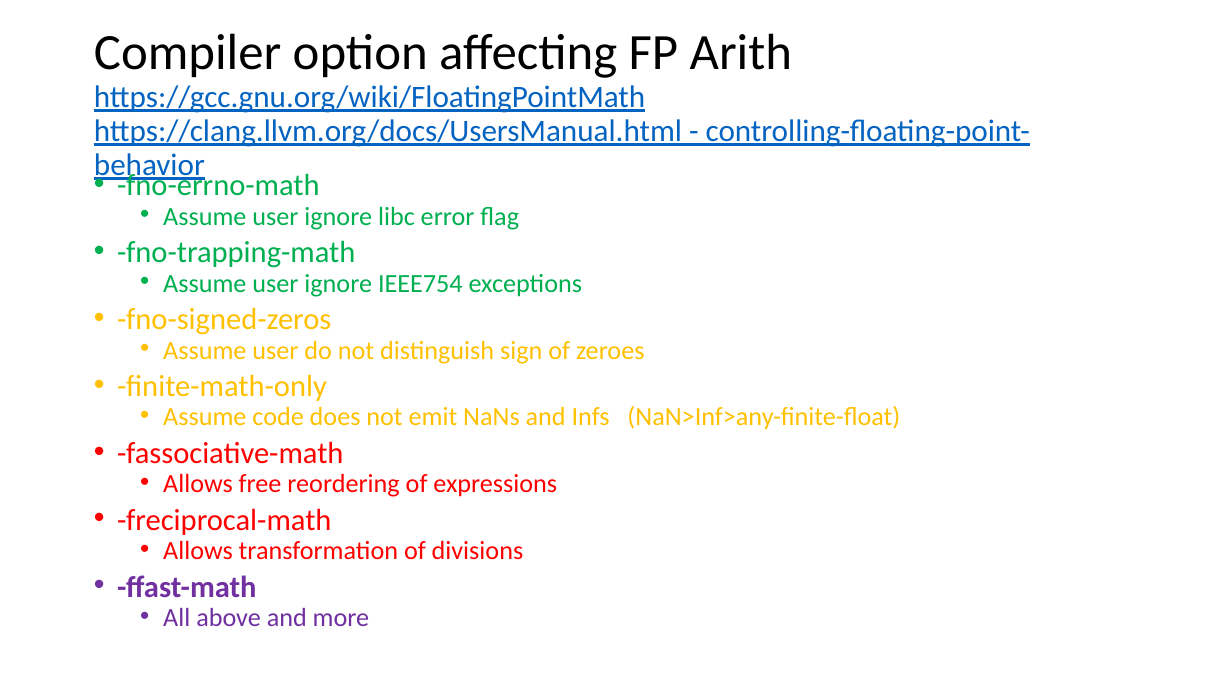
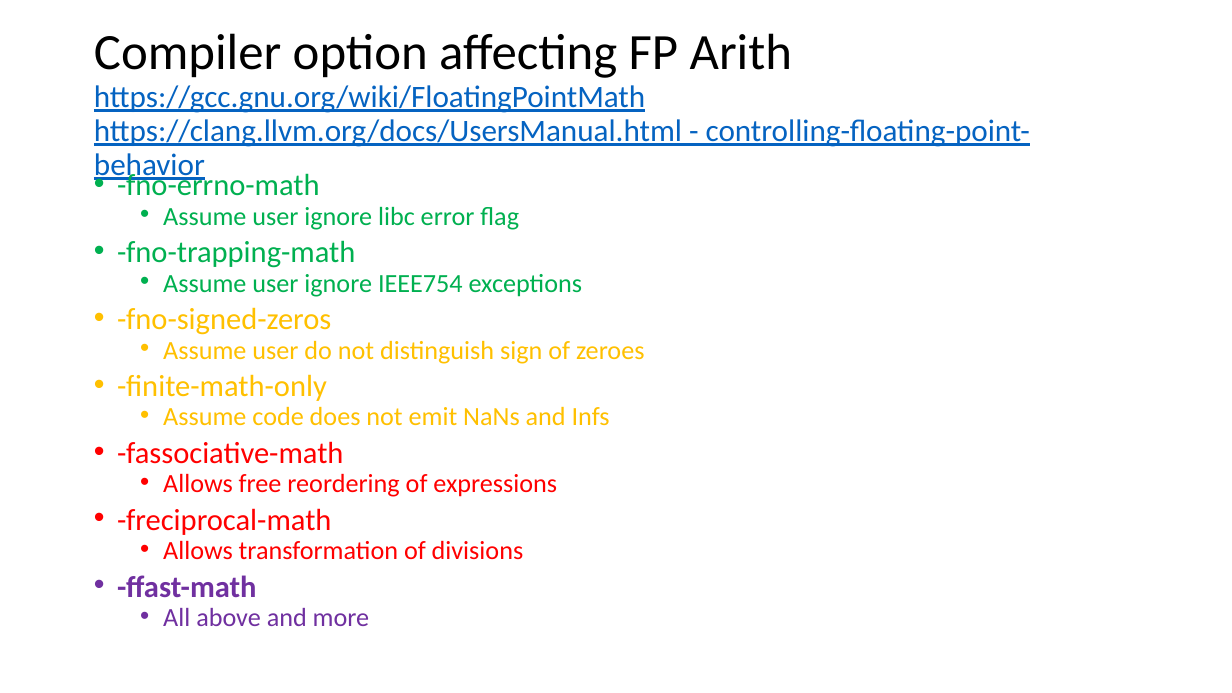
Before and after one commit to VinInn/FPCourse, a slide deck: slide 56 of Slides/FPforScientist.pptx. Drawn at 1232x693 pixels with LibreOffice and Linux fonts; fonts in the diff are those of the drawing. Boxes give left, top, right and bottom in pixels: in the first picture for what was removed or moved away, otherwise in the second. Text is boxed around its words. In the diff, an @@ line names an element or a change of style, - is before the commit and + after.

```diff
--- a/Slides/FPforScientist.pptx
+++ b/Slides/FPforScientist.pptx
@@ text at (163, 406, 610, 426): text changed @@
-  • Assume code does not emit NaNs and Infs (NaN>Inf>any-finite-float)
+  • Assume code does not emit NaNs and Infs
```
Also in this commit, not shown: 13 other slides changed.
